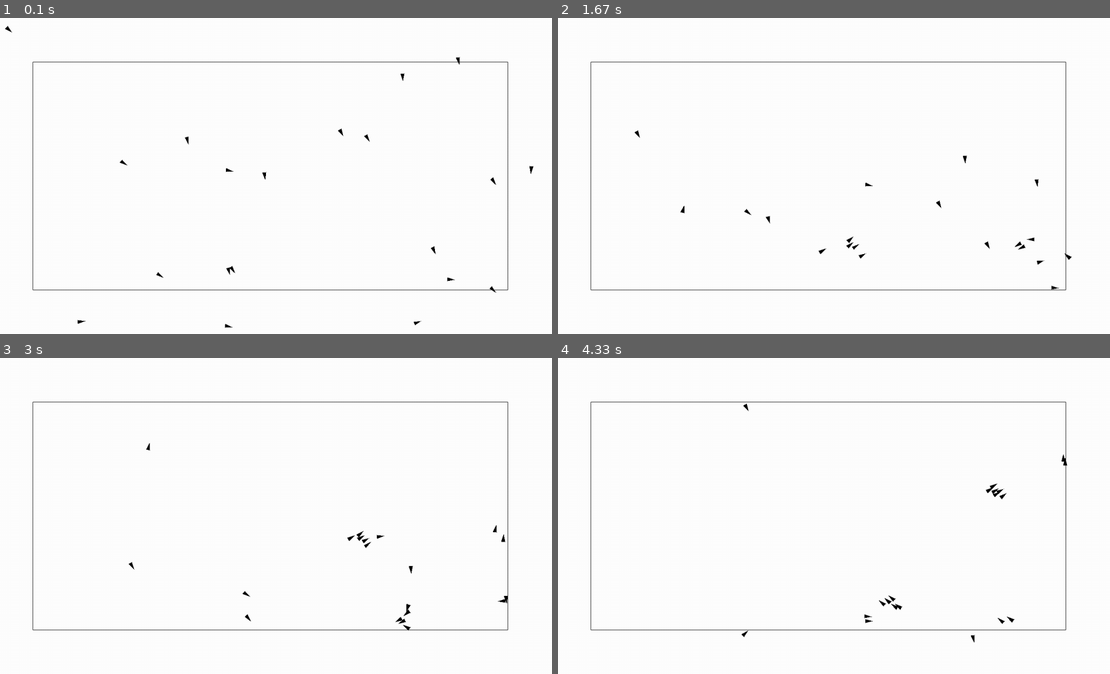
Above: before the commit, frames 1-4 (two rows, left to right).
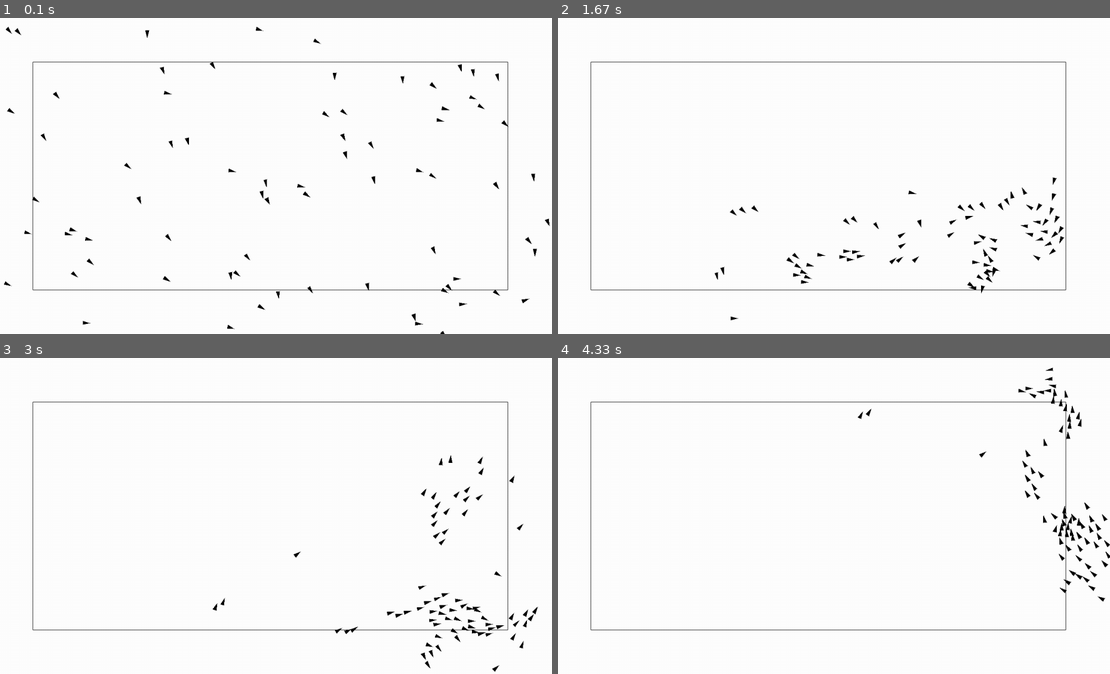
Above: after the commit, the same moments.

Repository: Peter-Vanderhyde/Boid-Simulation
Game: pygame game, started from main.py
The game is run twice, just before and just after one commit, with the same random seed, the same clock (stepped at 60 frames per second) and the same inputs.
Inputs:
- Up to frame 1 (0.1 s): no input
- Up to frame 2 (1.67 s): tap Enter at 0.33, 0.67 s
- Up to frame 3 (3 s): no input
- Up to frame 4 (4.33 s): no input

The runs differ from the first frame. In frame 1, 1.0% of the frame differs, in the area x 0-100%, y 2-100%; in frame 2, 1.1%; in frame 3, 1.1%; in frame 4, 1.1%, in the area x 33-100%, y 2-91%.

Commit message:
Made changing simulation properties easier to access

Diff:
--- a/boid.py
+++ b/boid.py
@@ -2,7 +2,7 @@
 import math
 
 class Boid:
-    def __init__(self, position, velocity, max_speed, min_speed, view_distance, separation_distance):
+    def __init__(self, position, velocity, min_speed, max_speed, view_distance, separation_distance):
         self.position = position
         self.velocity = velocity
         self.max_speed = max_speed
--- a/canvas.py
+++ b/canvas.py
@@ -12,7 +12,7 @@
         self.screen.fill(self.bg_color)
         pygame.draw.rect(self.screen, (0, 0, 0), pygame.Rect(active_area[0], (active_area[1], active_area[2])), 1)
 
-    def draw_boids(self, boids):
+    def draw_boids(self, boids, show_circles):
         SIZE = 8
         for boid in boids:
             perpendicular = Vector(boid.velocity.y, -boid.velocity.x).normalize()
@@ -24,8 +24,9 @@
                             point_2.values(),
                             point_3.values()]
             pygame.draw.polygon(self.screen, (0, 0, 0), boid_points)
-            # pygame.draw.circle(self.screen, (0, 255, 0), boid.position.values(), boid.view_distance, 1)
-            # pygame.draw.circle(self.screen, (255, 0, 0), boid.position.values(), boid.separation_distance, 1)
+            if show_circles:
+                pygame.draw.circle(self.screen, (150, 255, 150), boid.position.values(), boid.view_distance, 1)
+                pygame.draw.circle(self.screen, (255, 150, 150), boid.position.values(), boid.separation_distance, 1)
             # pygame.draw.line(self.screen, (255, 0, 0), boid.center, boid.center + boid.direction)
             # pygame.draw.line(self.screen, (0, 255, 0), boid.center, boid.center - boid.direction)
             # pygame.draw.line(self.screen, (0, 0, 0), boid.center + boid.direction, boid.center - boid.direction)
--- a/main.py
+++ b/main.py
@@ -1,6 +1,5 @@
 import random
 import sys
-import math
 import pygame
 from pygame.locals import *
 from canvas import Canvas
@@ -9,8 +8,19 @@
 import simulation
 import time
 
-VIEW_DISTANCE = 40
-SEPARATION_DISTANCE = 8
+SHOW_CIRCLES = False
+
+settings = {
+    "view distance": 50,
+    "separation distance": 15,
+    "minimum speed": 2,
+    "maximum speed": 6,
+    "centering factor": 0.0005,
+    "matching factor": 0.05,
+    "avoid factor": 0.05,
+    "turn factor": 0.2,
+    "margin": 100
+}
 
 
 def create_boids(num_of_boids, width, height):
@@ -20,23 +30,29 @@
     for i in range(num_of_boids):
         x, y = random.randint(0, width), random.randint(0, height)
         center = Vector(x, y)
-        velocity = Vector(random.random(), random.random()).normalize() * random.randint(2, 3)
-        boid = Boid(center, velocity, 3, 2, VIEW_DISTANCE, SEPARATION_DISTANCE)
+        velocity = Vector(random.random(), random.random()).normalize() * random.randint(settings["minimum speed"], settings["maximum speed"])
+        boid = Boid(center, velocity,
+                    settings["minimum speed"],
+                    settings["maximum speed"],
+                    settings["view distance"],
+                    settings["separation distance"])
         boids.append(boid)
 
     return boids
 
 
 def main(width, height):
+    global SHOW_CIRCLES
     FPS = 60
     clock = pygame.time.Clock()
     last_time = time.time()
     screen = pygame.display.set_mode((width, height))
     canvas = Canvas(screen, (255, 255, 255))
-    active_area = ((100, 100),
-                   width - 200,
-                   height - 200)
-    boids = create_boids(20, canvas.width, canvas.height)
+    margin = settings["margin"]
+    active_area = ((margin, margin),
+                   width - margin * 2,
+                   height - margin * 2)
+    boids = create_boids(75, canvas.width, canvas.height)
 
     while True:
         dt = time.time() - last_time
@@ -49,11 +65,13 @@
                 if event.key == K_ESCAPE:
                     pygame.quit()
                     sys.exit()
+                elif event.key == K_RETURN:
+                    SHOW_CIRCLES = not SHOW_CIRCLES
 
-        simulation.simulate(dt, boids, active_area)
+        simulation.simulate(dt, boids, active_area, settings)
 
         canvas.draw_background(active_area)
-        canvas.draw_boids(boids)
+        canvas.draw_boids(boids, SHOW_CIRCLES)
         pygame.display.update()
         clock.tick(FPS)
 
--- a/simulation.py
+++ b/simulation.py
@@ -3,12 +3,7 @@
 import math
 
 
-def simulate(dt, boids, active_area):
-    CENTERING_FACTOR = 0.0005
-    MATCHING_FACTOR = 0.05
-    AVOID_FACTOR = 0.05
-    TURN_FACTOR = 0.2
-    changes = []
+def simulate(dt, boids, active_area, settings):
     for boid in boids:
         close = Vector(0, 0)
         neighboring_boids = 0
@@ -33,10 +28,10 @@
             velocity_average = average_vel / neighboring_boids
 
             boid.velocity = (boid.velocity +
-                                (position_average - boid.position) * CENTERING_FACTOR +
-                                (velocity_average - boid.velocity) * MATCHING_FACTOR)
+                                (position_average - boid.position) * settings["centering factor"] +
+                                (velocity_average - boid.velocity) * settings["matching factor"])
 
-        boid.velocity = boid.velocity + (close * AVOID_FACTOR)
+        boid.velocity = boid.velocity + (close * settings["avoid factor"])
         speed = boid.velocity.length()
         if speed > boid.max_speed:
             boid.velocity.x = (boid.velocity.x / speed) * boid.max_speed
@@ -48,13 +43,13 @@
         margin_pos_x, margin_pos_y = active_area[0]
         margin_width, margin_height = active_area[1], active_area[2]
         if boid.position.y < margin_pos_y:
-            boid.velocity.y = boid.velocity.y + TURN_FACTOR
+            boid.velocity.y = boid.velocity.y + settings["turn factor"]
         if boid.position.x < margin_pos_x:
-            boid.velocity.x = boid.velocity.x + TURN_FACTOR
+            boid.velocity.x = boid.velocity.x + settings["turn factor"]
         if boid.position.y > margin_pos_y + margin_height:
-            boid.velocity.y = boid.velocity.y - TURN_FACTOR
+            boid.velocity.y = boid.velocity.y - settings["turn factor"]
         if boid.position.x > margin_pos_x + margin_width:
-            boid.velocity.x = boid.velocity.x - TURN_FACTOR
+            boid.velocity.x = boid.velocity.x - settings["turn factor"]
 
 
         boid.position += boid.velocity
